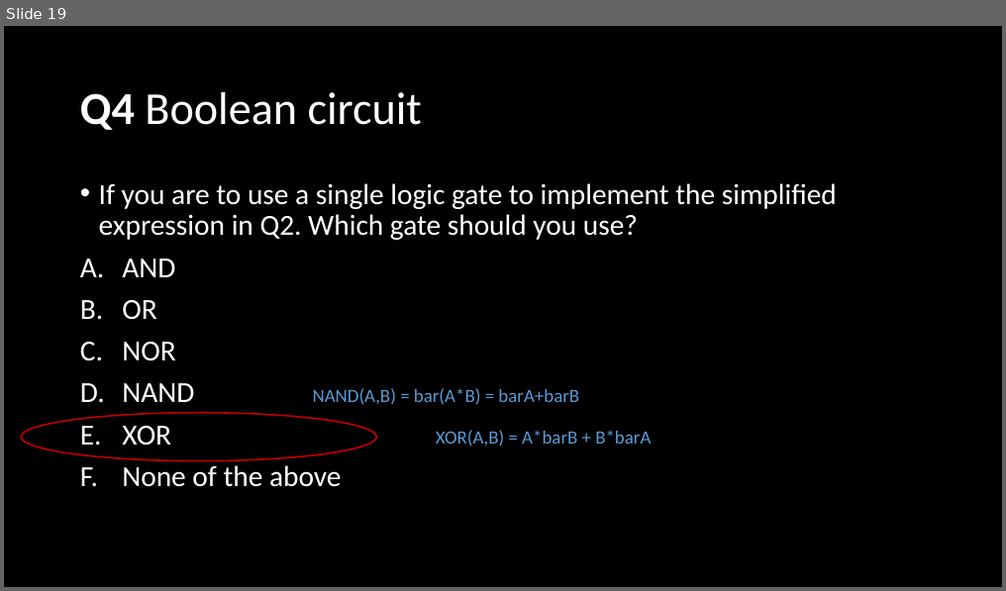
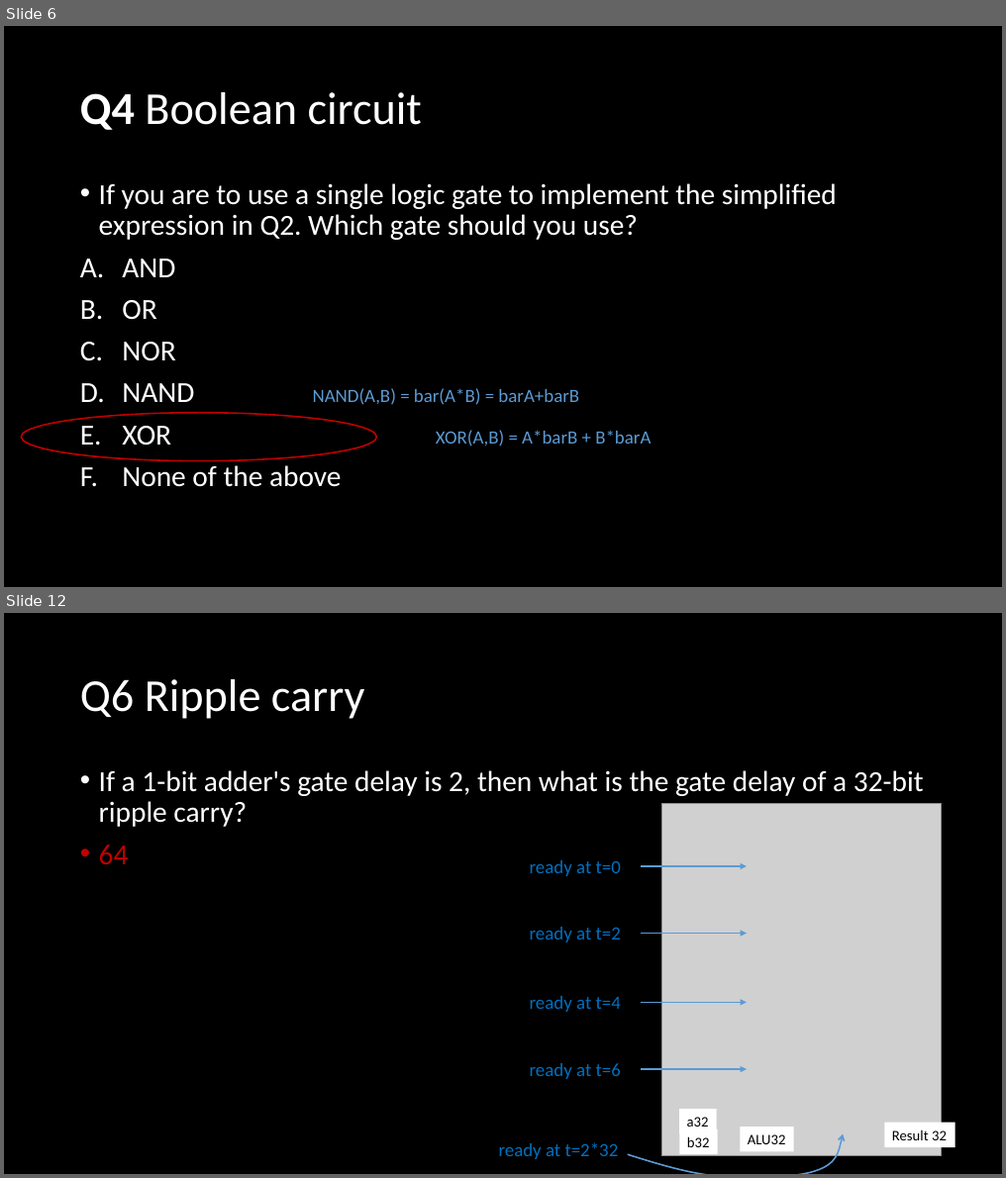
Before and after one commit to NYU-CSO/nyu-cso.github.io, a slide deck: rec-notes/r13.pptx. Shown one above the other, each under a label of ours: slide 19 before the commit, slides 6 and 12 after it; the slides between them are not shown. The pictures are 1006x591 and 1006x1178 pixels, drawn with LibreOffice and Linux fonts; fonts in the diff are those of the drawing; grey boxes stand for pictures. Boxes give left, top, right and bottom in pixels: in the first picture for what was removed or moved away, otherwise in the second. Text is boxed around its words. In the diff, an @@ line names an element or a change of style, - is before the commit and + after.

```diff
--- a/rec-notes/r13.pptx
+++ b/rec-notes/r13.pptx
@@ slide 12 added at (4,613,1002,1174), background #000000 @@
@@ title added at (80,679,365,719), 44 pt, text #FFFFFF @@
+Q6 Ripple carry
@@ text added at (99,770,924,864), 28 pt, text #FFFFFF @@
+• If a 1-bit adder's gate delay is 2, then what is the gate delay of a 32-bit ripple carry?
+• 64
@@ picture added at (661,804,942,1157) @@
@@ text added at (530,861,621,876), 18 pt, text #0070C0 @@
+ready at t=0
@@ arrow added from (641, 866) to (746, 866), #5B9BD5 1.5 pt @@
@@ text added at (530,927,621,943), 18 pt, text #0070C0 @@
+ready at t=2
@@ arrow added from (641, 934) to (746, 934), #5B9BD5 1.5 pt @@
@@ text added at (530,996,621,1012), 18 pt, text #0070C0 @@
+ready at t=4
@@ arrow added from (641, 1002) to (746, 1002), #5B9BD5 1.5 pt @@
@@ text added at (530,1063,621,1079), 18 pt, text #0070C0 @@
+ready at t=6
@@ arrow added from (641, 1069) to (746, 1069), #5B9BD5 1.5 pt @@
@@ rectangle added at (679,1109,717,1135), fill #FFFFFF, 14 pt, text #000000 @@
+a32
@@ text added at (499,1143,619,1159), 18 pt, text #0070C0 @@
+ready at t=2*32
@@ freeform shape added at (628,1135,844,1174), outline #5B9BD5 1.5 pt @@
@@ rectangle added at (680,1130,718,1155), fill #FFFFFF, 14 pt, text #000000 @@
+b32
@@ rectangle added at (740,1128,794,1153), fill #FFFFFF, 14 pt, text #000000 @@
+ALU32
@@ rectangle added at (885,1123,955,1149), fill #FFFFFF, 14 pt, text #000000 @@
+Result 32
@@ what was slide 19 is now slide 6 @@
```
Also in this commit, not shown: 12 slides changed, 41 other slides added, 20 slides removed.
